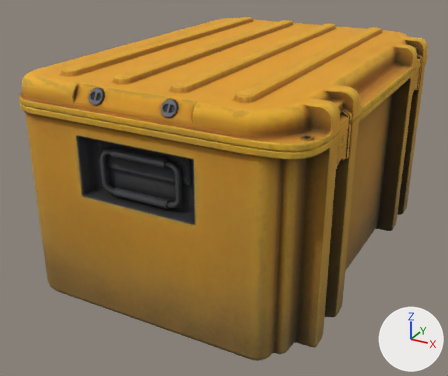
What one commit did to the FBX model raw/models/cs_dropcrate.fbx.
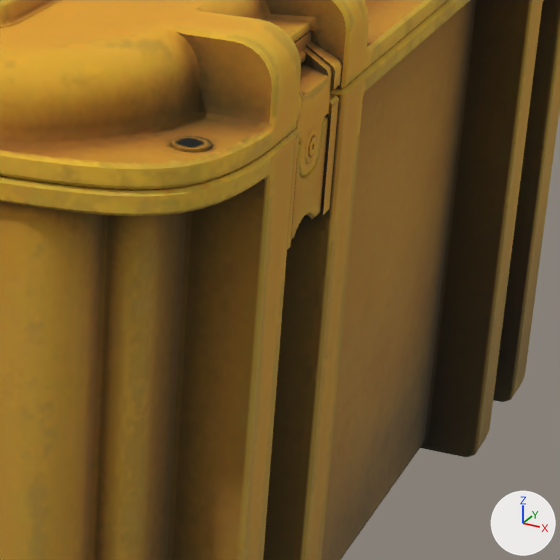
Each version appears first whole from a 50 mm camera at (0.307, -0.63, 0.378) aimed at (-0.023, -0.031, 0.078), and next in a close-up on the part from 56% to 93% of the width and 25% to 70% of the height. Arrows for +X, +Y and +Z are at lower right; the lights stay in place. Where no turn or scale is listed for an object, it has been applied to the vertices.

Names of what the first close-up shows: 'cs_dropcrate'.
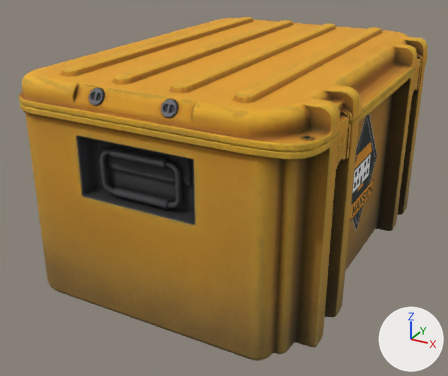
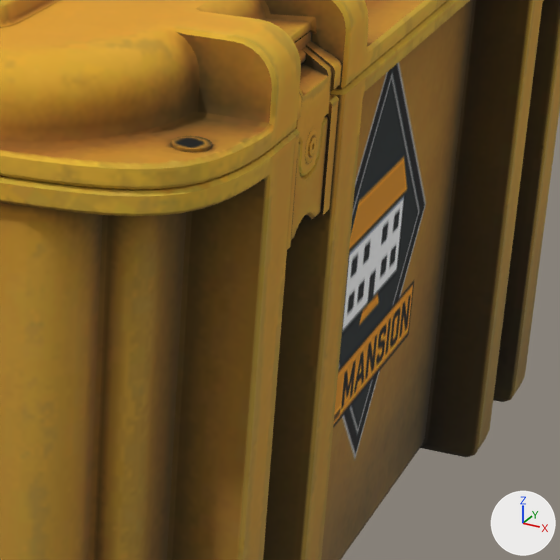
Location of each change, [x1, y1, x2, y2] in pixels of the close-ups (560 x 560 px):
part 1 of me_cs_dropcrate, recoloured (brown to grey): [321, 0, 473, 560] in both

The change in detail:
Picture 'cs_mansion_crate_color.png' (img_cs_mansion_crate_color_png) is new.
Material 'materials/cs_mansion_crate' (mat_materials_cs_mansion_crate) is new.
Its texture is img_cs_mansion_crate_color_png (with its transparency).
Its roughness is 0.929.
me_cs_dropcrate has 5968 vertices, 11182 faces and spans x -0.167..0.154, y -0.221..0.221, z 0.001..0.244.
me_cs_dropcrate is used by ob_cs_dropcrate; location (0.0, 0.0, 0.0).
me_cs_dropcrate part 1: all 8 faces that had it switch from mat_materials_models_props_crates_csgo_drop_crate_csgo_drop_cra_001 (picture img_cs_dropcrate_color_png) to mat_materials_cs_mansion_crate (picture img_cs_mansion_crate_color_png).
